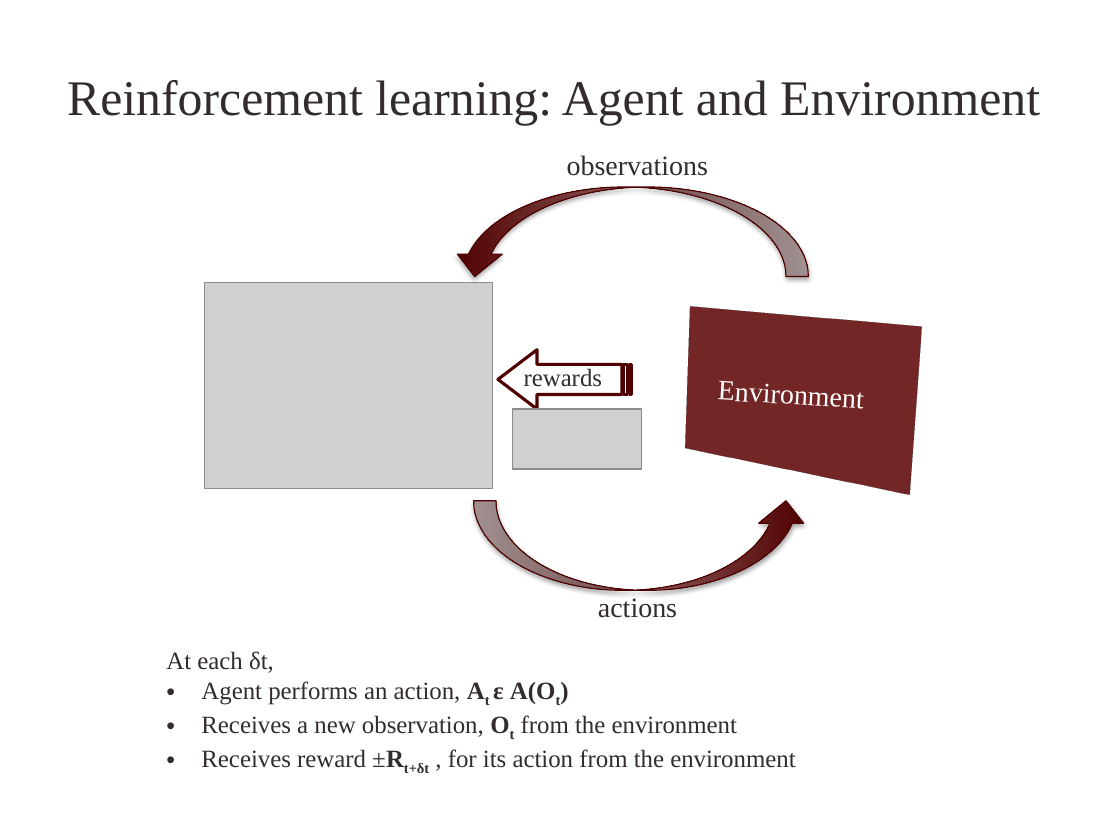
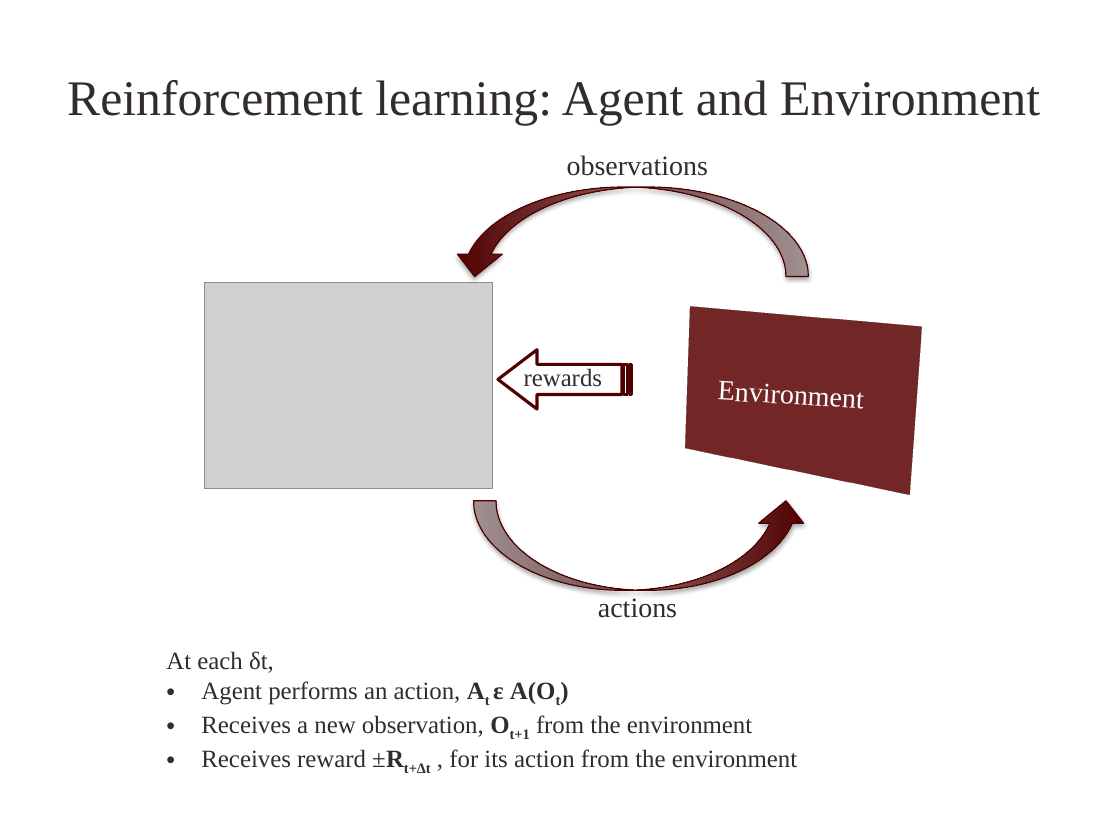
Before and after one commit to kuthulas/reinforce, a slide deck: slide 4 of RL.pptx (slide 3 before the commit). Drawn at 1120x840 pixels with LibreOffice and Linux fonts; fonts in the diff are those of the drawing; grey boxes stand for pictures; background and template pictures are left out. Boxes give left, top, right and bottom in pixels: in the first picture for what was removed or moved away, otherwise in the second. Text is boxed around its words. In the diff, an @@ line names an element or a change of style, - is before the commit and + after.

```diff
--- a/RL.pptx
+++ b/RL.pptx
@@ picture removed at (513, 409, 642, 469) @@
@@ text at (201, 715, 797, 773): text changed @@
-• Receives a new observation, Ot from the environment
-• Receives reward ±Rt+δt , for its action from the environment
+• Receives a new observation, Ot+1 from the environment
+• Receives reward ±Rt+Δt , for its action from the environment
```
Also in this commit, not shown: 10 other slides changed, 22 slides added, 3 slides removed.
